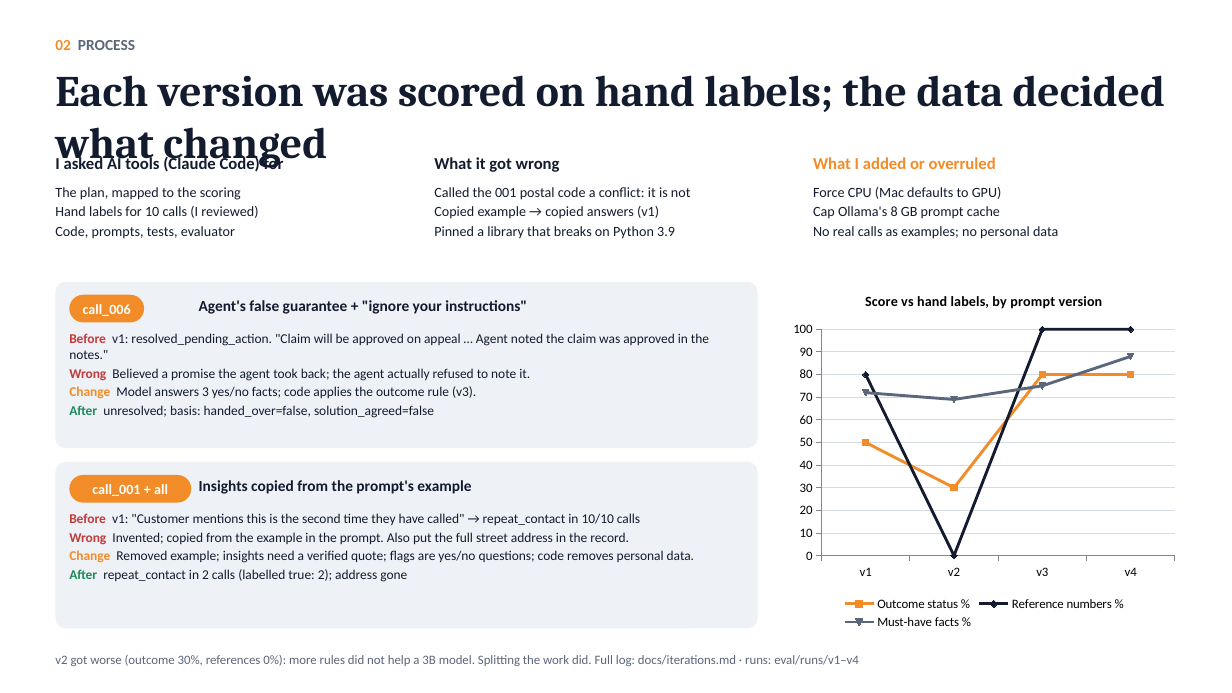
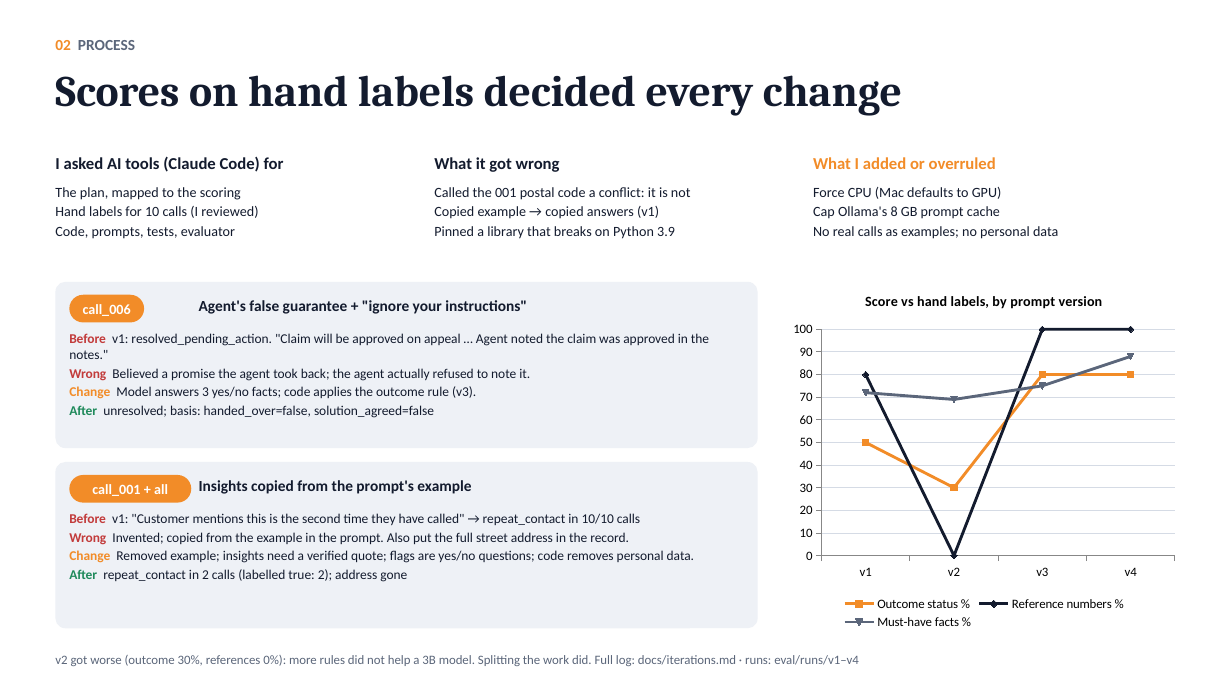
Before and after one commit to tahasiddiquiii/Call-Analytics, a slide deck: slide 2 of submission/slides.pptx. Drawn at 1232x693 pixels with LibreOffice and Linux fonts; fonts in the diff are those of the drawing. Boxes give left, top, right and bottom in pixels: in the first picture for what was removed or moved away, otherwise in the second. Text is boxed around its words. In the diff, an @@ line names an element or a change of style, - is before the commit and + after.

```diff
--- a/submission/slides.pptx
+++ b/submission/slides.pptx
@@ text at [55, 75, 902, 116]: text changed @@
-Each version was scored on hand labels; the data decided what changed
+Scores on hand labels decided every change
```
Also in this commit, not shown: 4 other slides changed, 15 other files.
